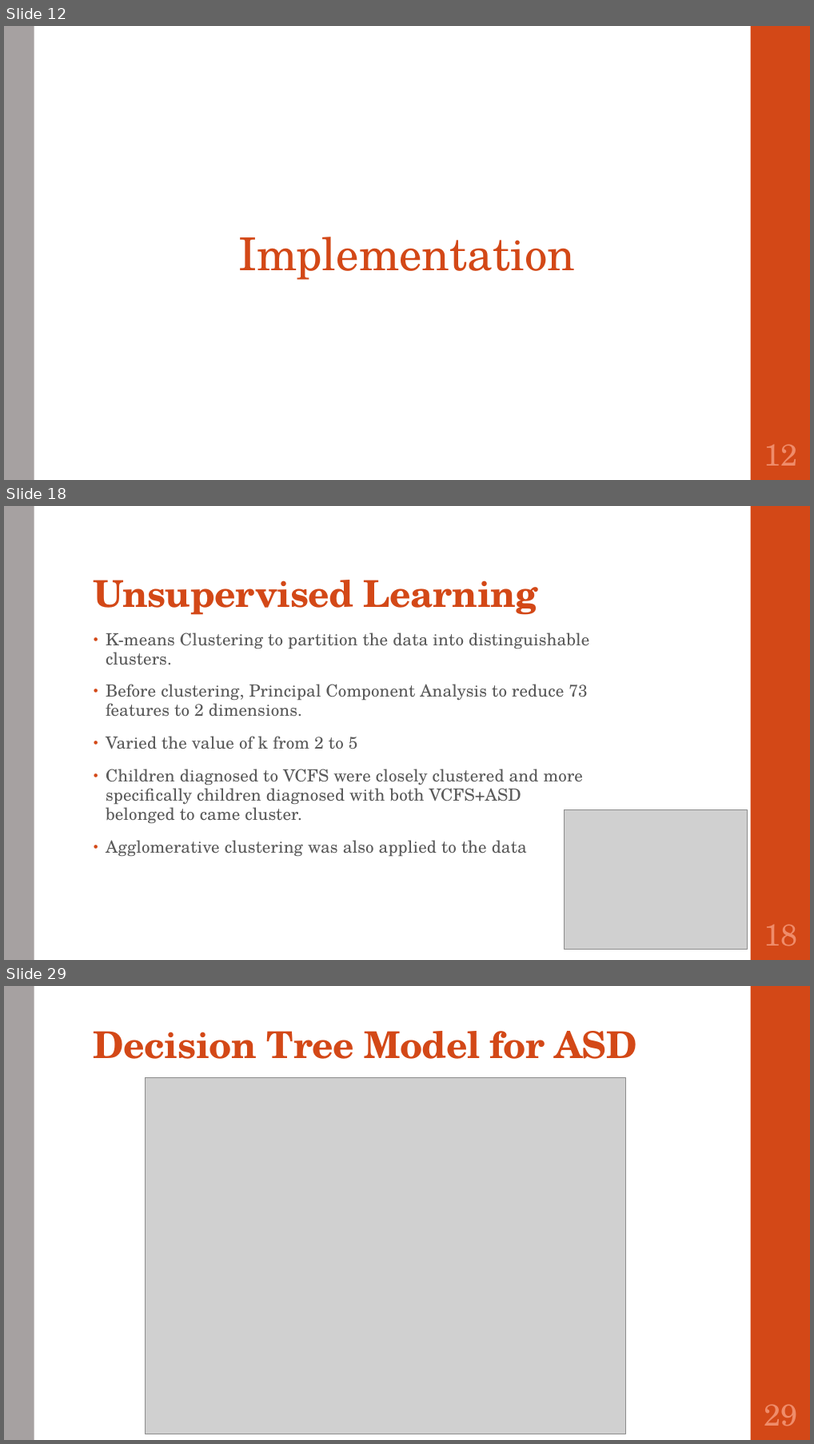
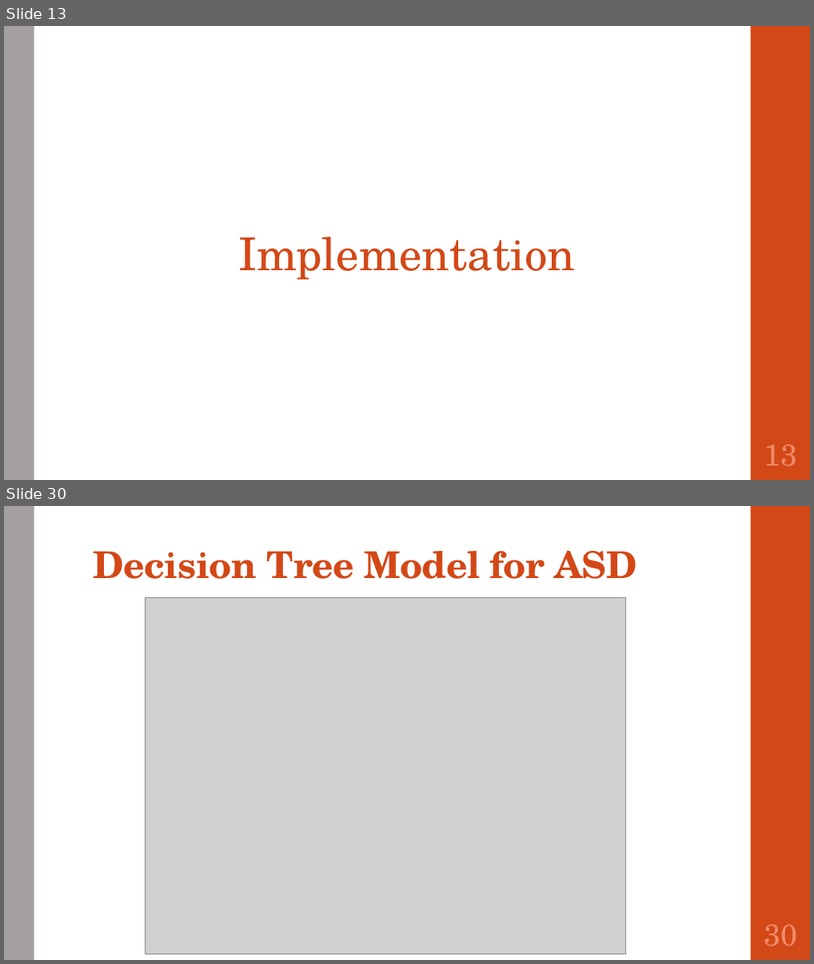
Before and after one commit to SirichandanaSambatur/CADDC, a slide deck: FinalReport.pptx. Shown one above the other, each under a label of ours: slides 12, 18 and 29 before the commit, slides 13 and 30 after it; the slides between them are not shown. The pictures are 814x1444 and 814x964 pixels, drawn with LibreOffice and Linux fonts; fonts in the diff are those of the drawing; grey boxes stand for pictures. Boxes give left, top, right and bottom in pixels: in the first picture for what was removed or moved away, otherwise in the second. Text is boxed around its words. In the diff, an @@ line names an element or a change of style, - is before the commit and + after.

```diff
--- a/FinalReport.pptx
+++ b/FinalReport.pptx
@@ slide 18 removed at (x1=4, y1=506, x2=810, y2=960), background #FFFFFF; not listed: 2 template elements that a slide beside it also shows @@
@@ title removed at (x1=94, y1=580, x2=538, y2=615) @@
-Unsupervised Learning
@@ text removed at (x1=106, y1=632, x2=590, y2=856) @@
-• K-means Clustering to partition the data into distinguishable clusters.
-• Before clustering, Principal Component Analysis to reduce 73 features to 2 dimensions.
-• Varied the value of k from 2 to 5
-• Children diagnosed to VCFS were closely clustered and more specifically children diagnosed with both VCFS+ASD belonged to came cluster.
-• Agglomerative clustering was also applied to the data
@@ picture removed at (x1=565, y1=810, x2=747, y2=949) @@
@@ page number removed at (x1=764, y1=924, x2=798, y2=946) @@
-18
@@ what was slide 12 is now slide 13 @@
@@ page number at (x1=764, y1=444, x2=798, y2=466): text changed @@
-12
+13
@@ what was slide 29 is now slide 30 @@
@@ page number at (x1=764, y1=924, x2=798, y2=946): text changed @@
-29
+30
```
Also in this commit, not shown: 24 slides changed, 3 slides added, 1 other slide removed.
